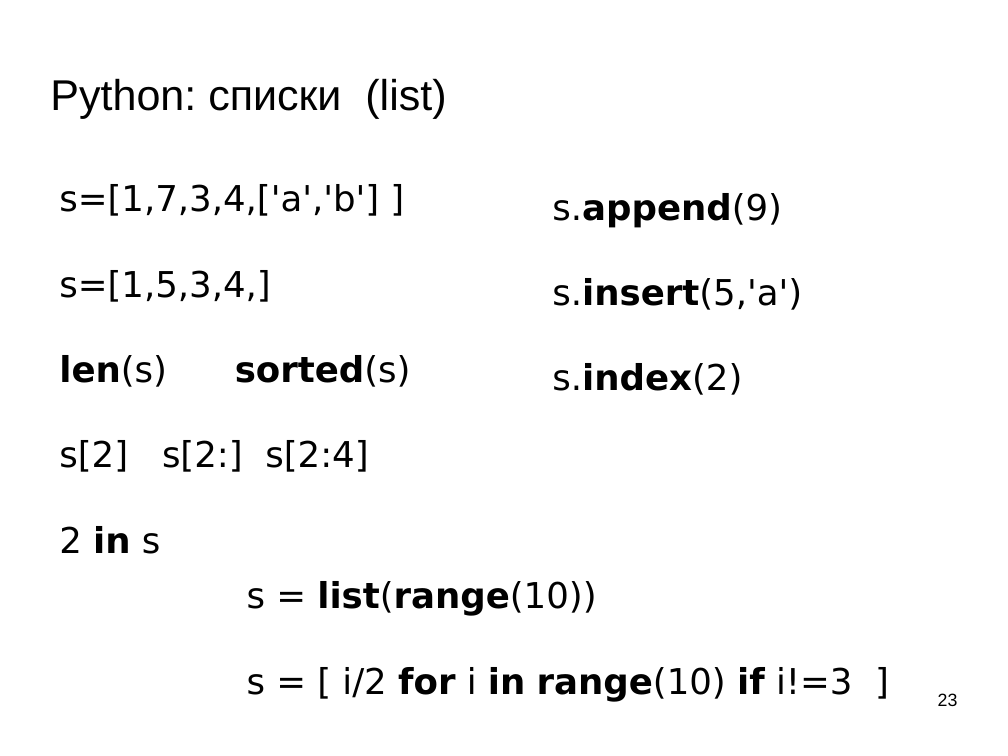
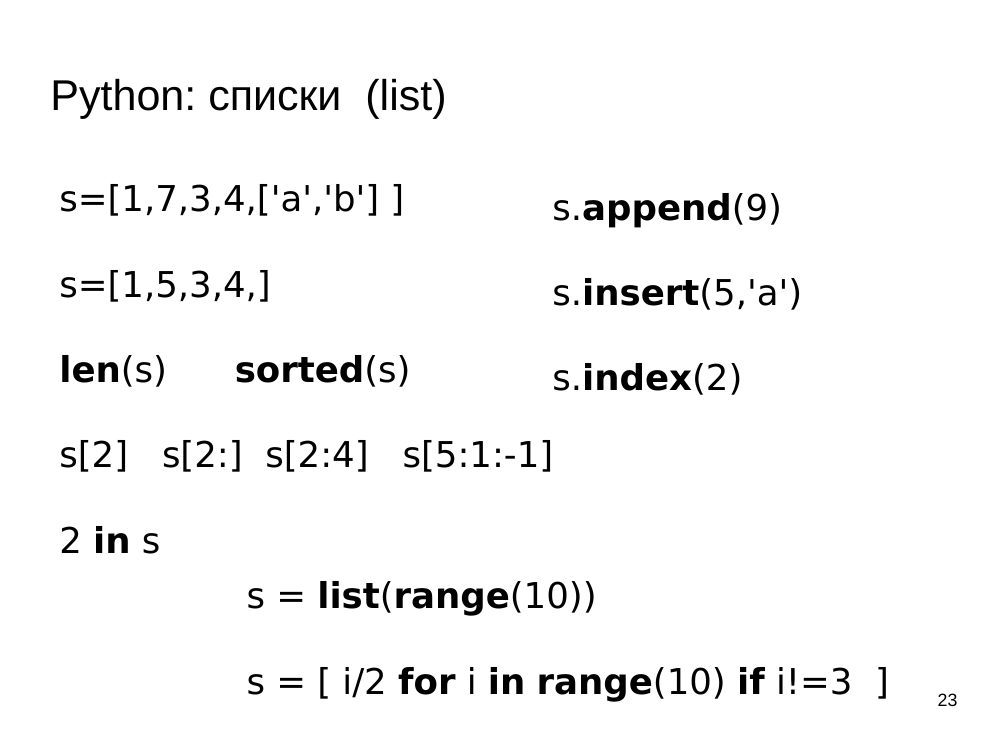
Before and after one commit to mechanoid5/ml_lectorium_legacy, a slide deck: slide 23 of 02-python.odp. Drawn at 1008x756 pixels with LibreOffice and Linux fonts; fonts in the diff are those of the drawing; background and template pictures are left out. Boxes give left, top, right and bottom in pixels: in the first picture for what was removed or moved away, otherwise in the second. Text is boxed around its words. In the diff, an @@ line names an element or a change of style, - is before the commit and + after.

```diff
--- a/02-python.odp
+++ b/02-python.odp
@@ text at box(59, 440, 554, 472): text changed @@
-s[2] s[2:] s[2:4]
+s[2] s[2:] s[2:4] s[5:1:-1]
```
Also in this commit, not shown: 3 other files.
